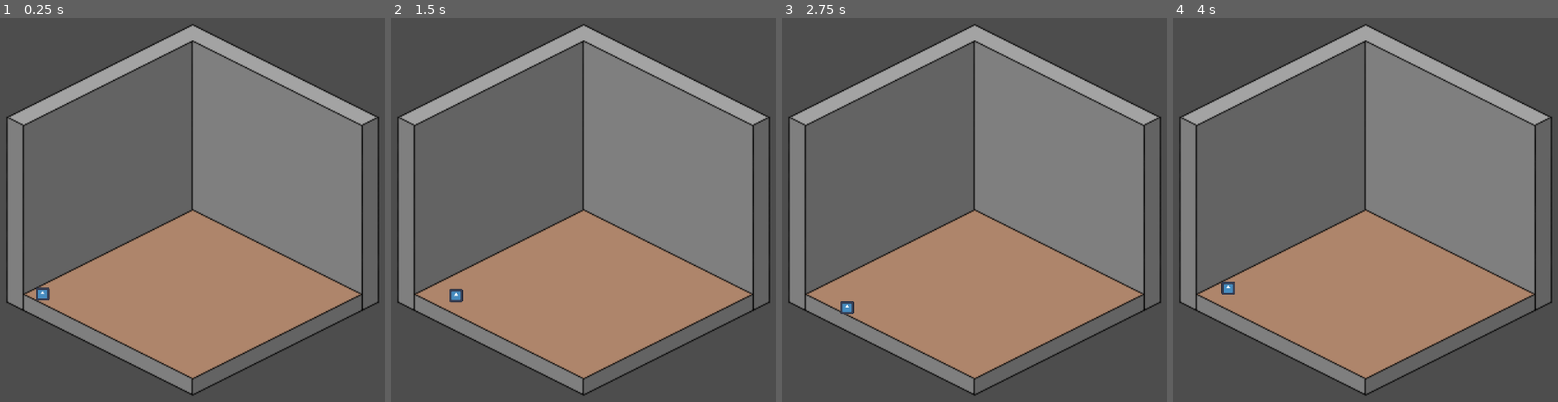
Above: before the commit, frames 1-4 (left to right).
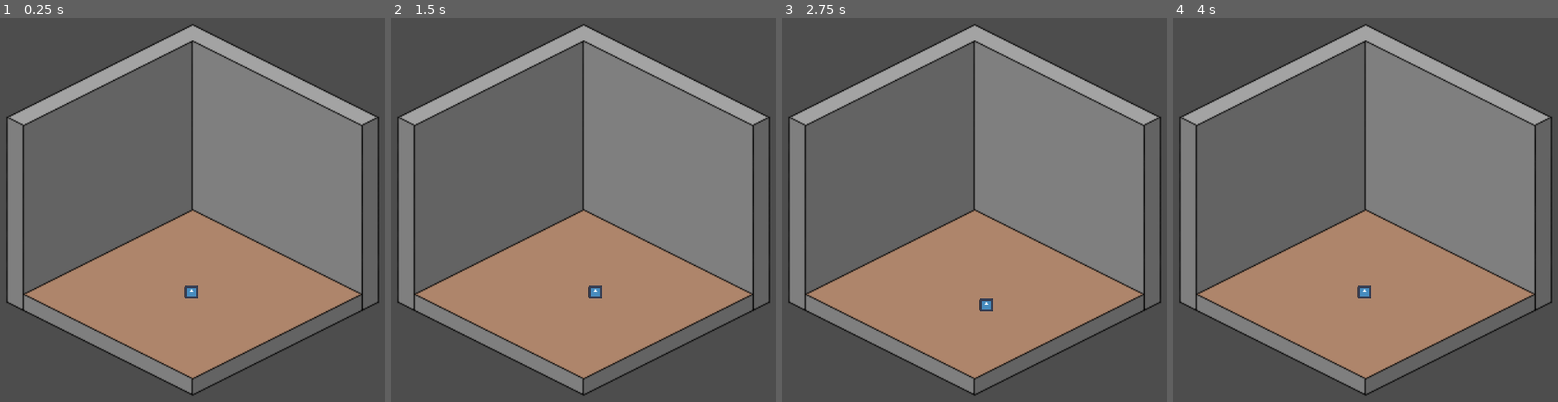
Above: after the commit, the same moments.

Repository: afourneaux/codename-matt-2026
Game: Godot game, scene res://scenes/game-root.tscn
The game is run twice, just before and just after one commit, with the same random seed, the same clock (stepped at 60 frames per second) and the same inputs. The engine's default icon, where the game draws it, is replaced by a stand-in: a white triangle on a blue panel in a dark square.
Inputs:
- Up to frame 1 (0.25 s): no input
- Up to frame 2 (1.5 s): tap Enter at 0.5 s; tap A (a) at 0.6 s; tap D (d) at 0.8, 1.35 s; tap Space at 1.25 s
- Up to frame 3 (2.75 s): tap E (interact) at 1.55 s; tap Enter at 2 s; hold E (interact) from 2.03 s (still down); tap S (s) at 2.3 s
- Up to frame 4 (4 s): tap Space at 2.75 s; release E (interact) at 2.78 s; tap S (s) at 2.85 s; tap W (w) at 3.05, 3.6 s; tap Enter at 3.5 s; tap A (a) at 3.8 s

The runs differ from the first frame. In frame 1, 0.2% of the frame differs, in the area x 9-52%, y 69-74%; in frame 2, 0.3%, in the area x 15-55%, y 69-75%; in frame 3, 0.2%; in frame 4, 0.2%.

Commit message:
Horror game created

Diff:
--- a/scenes/Factory.gd
+++ b/scenes/Factory.gd
@@ -7,12 +7,9 @@
 static var room_data = {
 	# Room 0 - beginning / end room
 	0: {
-		"links": [
-			{
-				"pos": 2,
-				"target": 1
-			}
-		],
+		"links": {
+			2: 1
+		},
 		"interactions": [
 			{
 				"id": 0,
@@ -20,15 +17,15 @@
 				"posy": 10
 			}
 		],
-		"image": "res://icon.svg"
+		"image": "res://assets/sprites/Room Shape.png"
 	},
 	1: {
-		"links": [
-			{
-				"position": 0,
-				"target": 0
-			}
+		"links": {
+			0: 0
+		},
+		"interactions": [
 		],
+		"image": "res://icon.svg"
 	}
 }
 
@@ -39,7 +36,7 @@
 	room.room_id = room_id
 	room.image = data["image"]
 	for link in data["links"]:
-		room.create_link(link["pos"], link["target"])
+		room.create_link(link, data["links"][link])
 	for interaction in data["interactions"]:
 		room.create_interaction(interaction["posx"], interaction["posy"], interaction["id"])
 	return room
--- a/scenes/game-root.tscn
+++ b/scenes/game-root.tscn
@@ -1,35 +1,37 @@
 [gd_scene format=3 uid="uid://c8bc0awnutnw1"]
-
-[ext_resource type="PackedScene" uid="uid://c0i81024lfegk" path="res://scenes/player/player_character.tscn" id="1_r4o3l"]
 
 [sub_resource type="GDScript" id="GDScript_wnm2b"]
 resource_name = "World"
 script/source = "extends Node2D
 
-
+const ROOM_CENTRE = Vector2(576,450)
+var character_prefab = preload(\"res://scenes/player/player_character.tscn\")
 var active_room: Node2D
 
 # Called when the node enters the scene tree for the first time.
 func _ready() -> void:
 	#TODO Call from \"Start game\" logic
-	change_room(-1, 0)
+	change_room(Vector2.ZERO, 0)
 
 
 # Called every frame. 'delta' is the elapsed time since the previous frame.
 func _process(delta: float) -> void:
 	pass
 
-func change_room(door_pos: int, room_id: int):
+func change_room(character_position: Vector2, room_id: int):
 	if active_room:
 		active_room.queue_free()
 	active_room = Factory.create_room(room_id)
+	active_room.room_changed.connect(change_room)
 	add_child(active_room)
-	if door_pos == -1:
+	var character = character_prefab.instantiate()
+	if character_position == Vector2.ZERO:
 		# Initial spawn - room centre
-		var new_pos = Vector2(576,648)
+		character.position = ROOM_CENTRE
 	else:
 		# Appear on opposite corner of entered door
-		var new_pos = (door_pos + 2) % 4
+		character.position = character_position
+	active_room.add_child(character)
 "
 
 [node name="GameRoot" type="Node" unique_id=527814795]
@@ -42,6 +44,3 @@
 anchors_preset = 0
 offset_right = 40.0
 offset_bottom = 40.0
-
-[node name="CharacterBody2D" parent="." unique_id=1295364437 instance=ExtResource("1_r4o3l")]
-position = Vector2(283, 322)
--- a/scenes/room.tscn
+++ /dev/null
@@ -1,27 +0,0 @@
-[gd_scene format=3 uid="uid://cwufsyxttjtfy"]
-
-[sub_resource type="GDScript" id="GDScript_wnm2b"]
-resource_name = "RoomBase"
-script/source = "extends Node2D
-
-
-var room_id
-var room_links = []
-var interactions = []
-var image
-
-
-
-
-# Called when the node enters the scene tree for the first time.
-func _ready() -> void:
-	pass # Replace with function body.
-
-
-# Called every frame. 'delta' is the elapsed time since the previous frame.
-func _process(delta: float) -> void:
-	pass
-"
-
-[node name="Room" type="Node2D" unique_id=426979371]
-script = SubResource("GDScript_wnm2b")
--- a/scenes/rooms/room.tscn
+++ b/scenes/rooms/room.tscn
@@ -5,12 +5,13 @@
 [sub_resource type="GDScript" id="GDScript_wnm2b"]
 resource_name = "RoomBase"
 script/source = "extends Node2D
+signal room_changed
 
 
-var room_id
+var room_id: int
 var room_links = {}
 var interactions = []
-var image
+var image: String
 
 var door_positions = {
 	0: Vector2(450, 400),
@@ -36,9 +37,12 @@
 
 func _on_door_entered(door_id):
 	print(\"Entered door %s to room %s\" % [door_id, room_links[door_id]])
+	var new_position_index = (door_id + 2) % 4
+	room_changed.emit(door_positions[new_position_index], room_links[door_id])
 
 # Called when the node enters the scene tree for the first time.
 func _ready() -> void:
+	$BGImage.texture = load(image)
 	pass # Replace with function body.
 
 
